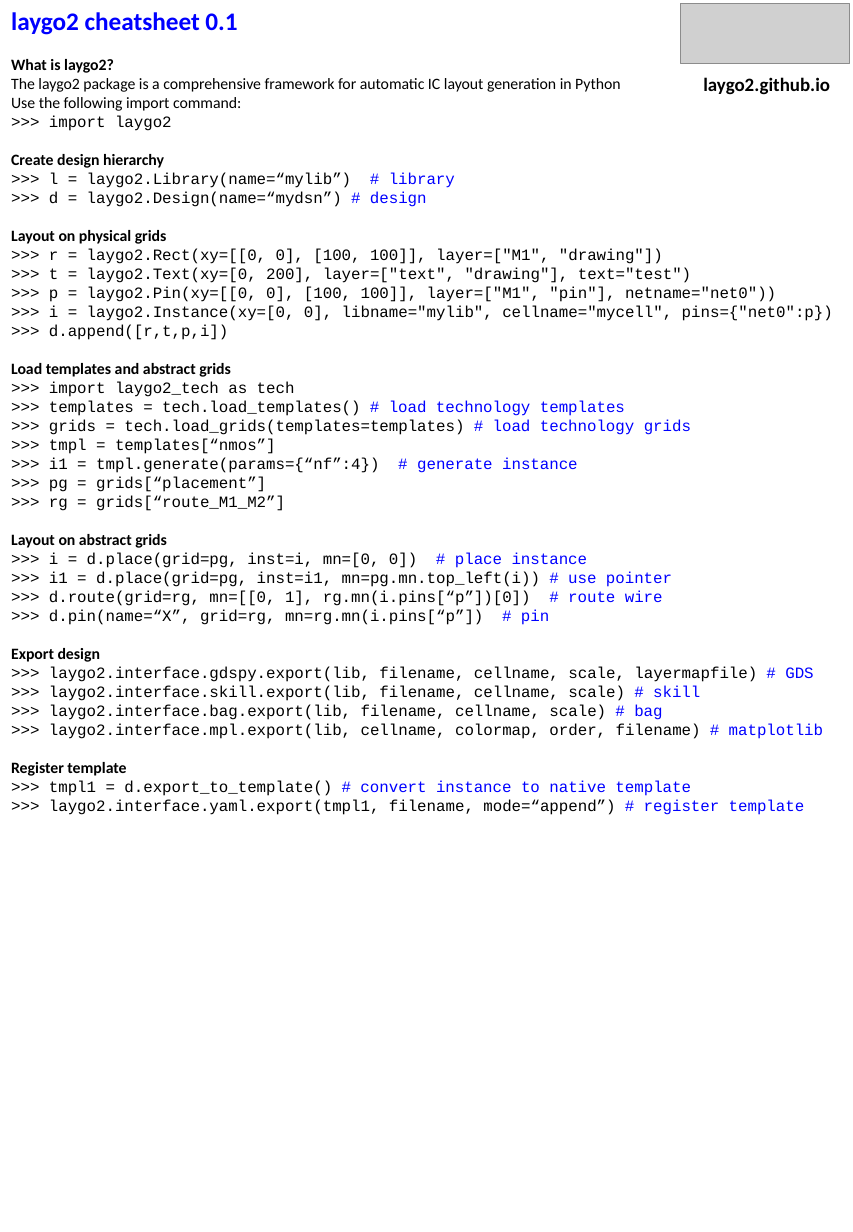
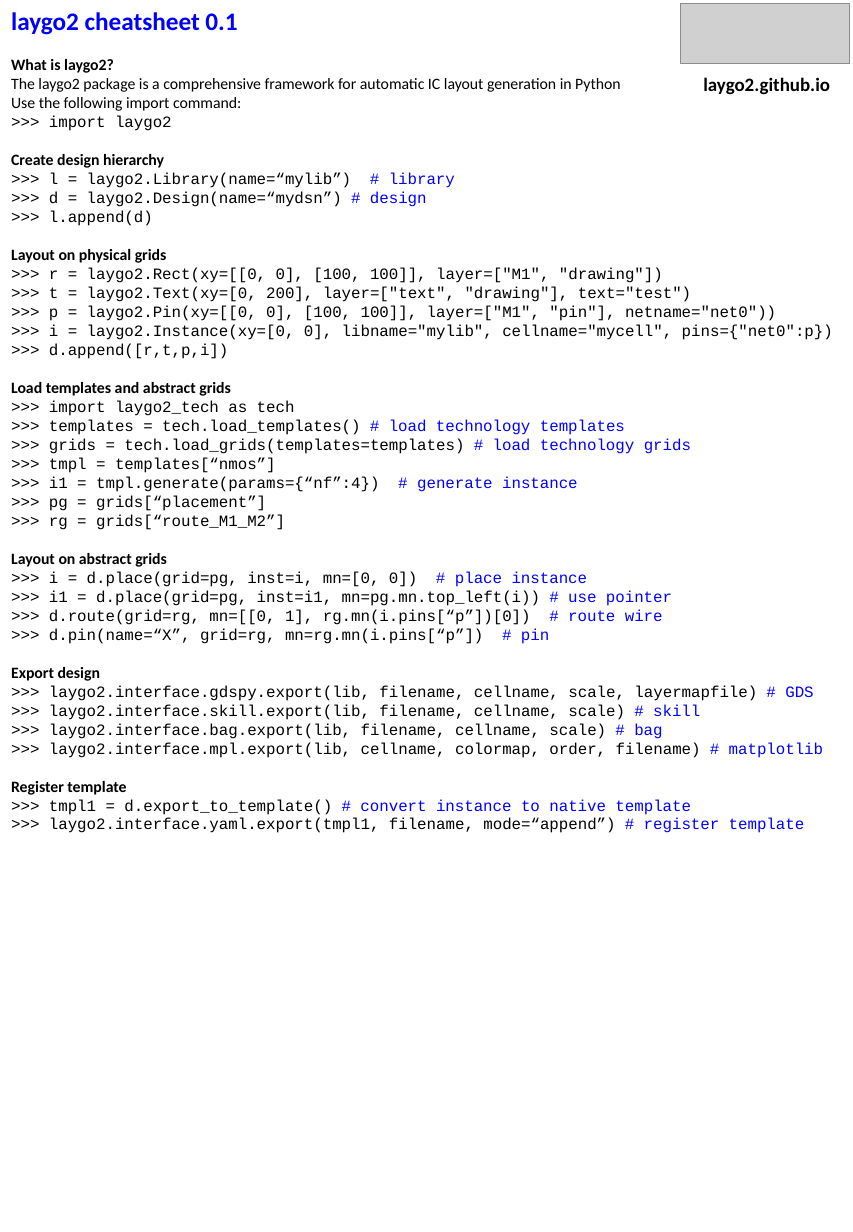
Before and after one commit to niftylab/laygo2, a slide deck: slide 1 of docs_workspace/docs_sphinx/assets/misc/laygo2_cheatsheet.pptx. Drawn at 853x1232 pixels with LibreOffice and Linux fonts; fonts in the diff are those of the drawing; grey boxes stand for pictures. Boxes give left, top, right and bottom in pixels: in the first picture for what was removed or moved away, otherwise in the second. Text is boxed around its words. In the diff, an @@ line names an element or a change of style, - is before the commit and + after.

```diff
--- a/docs_workspace/docs_sphinx/assets/misc/laygo2_cheatsheet.pptx
+++ b/docs_workspace/docs_sphinx/assets/misc/laygo2_cheatsheet.pptx
@@ text at (49,210,153,226): paragraph added @@
+>>> l.append(d)
```
Also in this commit, not shown: 2 other files.
